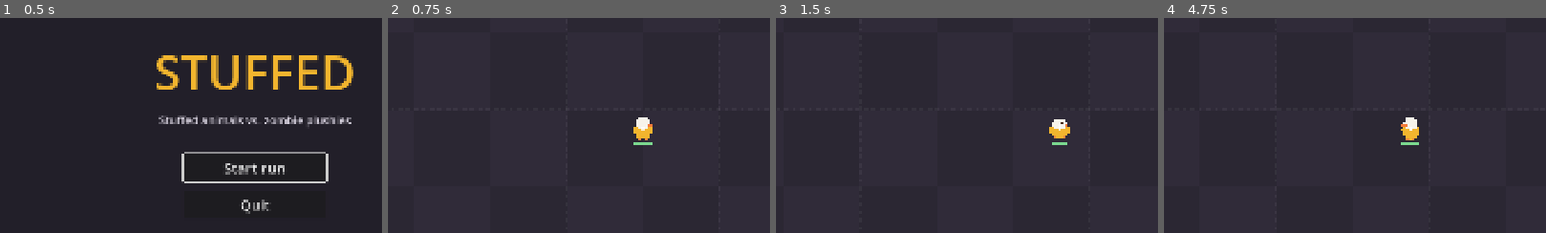
Above: before the commit, frames 1-4 (left to right).
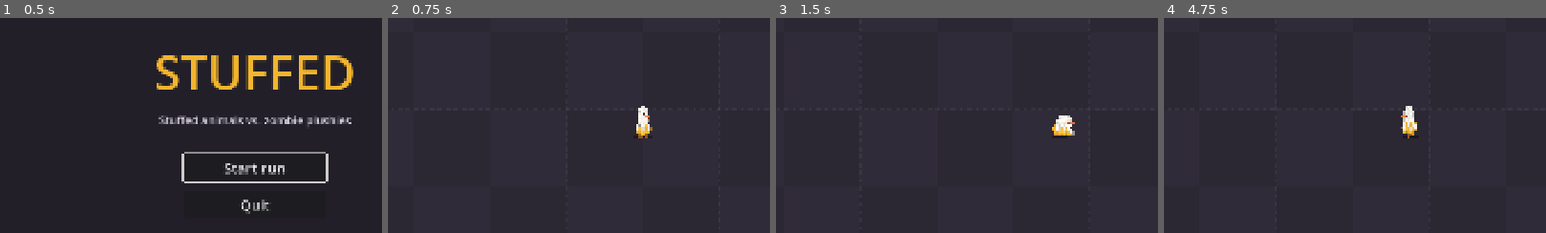
Above: after the commit, the same moments.

Repository: DennitoCheeto/stuffed
Game: Godot game, scene res://src/main/main.tscn
Same seed, same stepped clock (60 frames per second), same inputs: the game is played once before the commit and once after it.
Inputs (mouse positions are % of the whole screen's width and height, from its top left):
- Up to frame 1 (0.5 s): no input
- Up to frame 2 (0.75 s): click "Start run" at 0.5 s
- Up to frame 3 (1.5 s): tap Enter at 1.25 s; move the mouse to (72, 45) at 1.27 s; hold D (p1_move_right) from 1.28 s (still down); tap Space (p1_dash) at 1.35 s; click (72, 45) at 1.42 s
- Up to frame 4 (4.75 s): release D (p1_move_right) at 2 s; drag from (30, 55) to (45, 70) at 2.02 s; move the mouse to (60, 28) at 2.77 s; hold D (p1_move_right) 2.78-3.5 s; hold Shift 2.78-3.5 s; tap Space (p1_dash) at 3.05, 4.25, 4.55 s; drag from (45, 70) to (20, 35) at 3.52 s; move the mouse to (80, 65) at 4.27 s; hold A (p1_move_left) from 4.28 s (still down); tap Ctrl at 4.35 s
The pictures show only the part of the screen within x 17-67%, y 24-74%; the shares and areas given below are measured in that part.

Frame 1 is identical in both runs. In frame 2, 0.4% of the frame differs, in the area x 64-70%, y 40-60%; in frame 3, 0.4%; in frame 4, 0.5%, in the area x 62-67%, y 40-60%.

Commit message:
M1-02: Banane felt puppet drawing + animation
- FeltPiece / FeltShapes: cut-out felt pieces with soft shading, seams and pivots,
  shapes copied from the SVG art concept
- Felt shader: grain that moves with each piece, white hit flash
- BananePuppet: feet, body, peel hood + 3 flaps, beak, eye; idle breathing, walk waddle/bob
  with stepping feet and lagging flaps, dash stretch, hit squish + flash, eye blinks,
  blink during after-hit invulnerability, faces the walking direction
- Player overlay keeps the hitbox dot, dash cooldown ring and health bar on top
- Scenario test for the animation states

Closes #4

Co-Authored-By: Claude Opus 5.5 <noreply@anthropic.com>

Diff:
--- /dev/null
+++ b/src/player/banane_puppet.gd
@@ -0,0 +1,269 @@
+class_name BananePuppet
+extends Node2D
+## Banane as a felt puppet: separate pieces (feet, body, peel hood, three flaps, beak, eye)
+## moved in code. Shapes and motion follow docs/art/felt-style-concept.html and
+## animation-concept.html.
+
+enum State { IDLE, WALK, DASH, HIT }
+
+const FELT_SHADER: Shader = preload("res://src/puppet/felt.gdshader")
+## The concept drawing is about 220 units tall; this makes Banane about 75 px tall.
+const DRAW_SCALE: float = 0.34
+## Concept point that sits on the hitbox centre.
+const ANCHOR: Vector2 = Vector2(100, 185)
+## Concept point the whole body waddles, leans and squishes around (between the feet).
+const ROOT_PIVOT: Vector2 = Vector2(100, 242)
+const WALK_STEPS_PER_SECOND: float = 2.2
+const DASH_ANIM_TIME: float = 0.3
+const HIT_ANIM_TIME: float = 0.6
+const HIT_FLASH_TIME: float = 0.09
+const INVULNERABLE_BLINK: float = 0.08
+const EYE_BLINK_EVERY: float = 3.2
+const WALK_SPEED_THRESHOLD: float = 5.0
+
+const BODY_COLOR: Color = Color("#f2b52e")
+const BODY_SEAM_COLOR: Color = Color("#c98d17")
+const HOOD_COLOR: Color = Color("#f7f3ea")
+const HOOD_SEAM_COLOR: Color = Color("#cfc6b4")
+const FLAP_COLOR: Color = Color("#f2ede2")
+const MIDDLE_FLAP_COLOR: Color = Color("#f4efe5")
+const BEAK_COLOR: Color = Color("#f47a3a")
+const LOWER_BEAK_COLOR: Color = Color("#e8692c")
+const FEET_COLOR: Color = Color("#f08a3c")
+const EYE_COLOR: Color = Color("#4a2e1a")
+const SHADOW_COLOR: Color = Color(0.0, 0.0, 0.0, 0.35)
+
+var state: State = State.IDLE
+
+var _player: Player
+var _time: float = 0.0
+var _state_time: float = 0.0
+var _side: float = 1.0
+var _material: ShaderMaterial
+var _origin: FeltPiece
+var _shadow: FeltPiece
+var _root: FeltPiece
+var _foot_left: FeltPiece
+var _foot_right: FeltPiece
+var _head: FeltPiece
+var _lower_beak: FeltPiece
+var _eye: FeltPiece
+var _flap_left: FeltPiece
+var _flap_right: FeltPiece
+var _flap_middle: FeltPiece
+
+
+func _ready() -> void:
+	_player = get_parent() as Player
+	_build()
+	if _player != null:
+		_player.dashed.connect(_on_dashed)
+		_player.hurt.connect(_on_hurt)
+
+
+func _process(delta: float) -> void:
+	if _player == null:
+		return
+	_time += delta
+	_state_time += delta
+	_update_state()
+	_apply(_pose())
+	_update_invulnerable_blink()
+
+
+func _on_dashed(_from_position: Vector2, _direction: Vector2) -> void:
+	_enter(State.DASH)
+
+
+func _on_hurt(_amount: float) -> void:
+	_enter(State.HIT)
+
+
+func _enter(new_state: State) -> void:
+	state = new_state
+	_state_time = 0.0
+
+
+func _update_state() -> void:
+	match state:
+		State.HIT:
+			if _state_time >= HIT_ANIM_TIME:
+				_enter(_moving_state())
+		State.DASH:
+			if _state_time >= DASH_ANIM_TIME and not _player.is_dashing():
+				_enter(_moving_state())
+		_:
+			var moving: State = _moving_state()
+			if moving != state:
+				_enter(moving)
+
+
+func _moving_state() -> State:
+	if _player.velocity.length() > WALK_SPEED_THRESHOLD:
+		return State.WALK
+	return State.IDLE
+
+
+func _pose() -> Pose:
+	var pose: Pose = Pose.new()
+	var t: float = _state_time
+	match state:
+		State.WALK:
+			var p: float = _time * TAU * WALK_STEPS_PER_SECOND
+			pose.tilt = 6.0 * sin(p)
+			pose.lift = Vector2(0.0, -absf(sin(p)) * 6.0)
+			pose.foot_left = Vector2(3.0 * cos(p), -maxf(0.0, sin(p)) * 9.0)
+			pose.foot_right = Vector2(-3.0 * cos(p), -maxf(0.0, -sin(p)) * 9.0)
+			pose.flap = -9.0 * sin(p - 0.9)
+			pose.head_tilt = -2.5 * sin(p - 0.5)
+			pose.squash = _squash(1.0 - 0.035 * cos(2.0 * p))
+			pose.eye_open = _eye_blink()
+		State.IDLE:
+			var breath: float = _time * TAU * 0.5
+			pose.squash = _squash(1.0 + 0.025 * sin(breath))
+			pose.flap = 2.0 * sin(breath - 0.8)
+			pose.head_tilt = 1.5 * sin(breath * 0.5)
+			pose.eye_open = _eye_blink()
+		State.DASH:
+			var k: float = sin(minf(t / DASH_ANIM_TIME, 1.0) * PI)
+			pose.squash = Vector2(1.0 + 0.3 * k, 1.0 - 0.22 * k)
+			pose.tilt = 14.0 * k
+			pose.lift = Vector2(10.0 * k, 0.0)
+			pose.flap = -25.0 * k
+			pose.foot_left = Vector2(-8.0, -4.0) * k
+			pose.foot_right = Vector2(-10.0, -6.0) * k
+		State.HIT:
+			var wobble: float = _spring(t, 3.0, 7.0)
+			pose.squash = Vector2(1.0 + 0.18 * wobble, 1.0 - 0.22 * wobble)
+			pose.lift = Vector2(-12.0 * exp(-8.0 * t), 0.0)
+			pose.flap = 18.0 * wobble
+			pose.flash = 1.0 if t < HIT_FLASH_TIME else 0.0
+			pose.eye_open = 0.1 if t < 0.35 else 1.0
+	return pose
+
+
+func _apply(pose: Pose) -> void:
+	if absf(_player.facing.x) > 0.01:
+		_side = signf(_player.facing.x)
+	_origin.scale = Vector2(DRAW_SCALE * _side, DRAW_SCALE)
+	_root.position = ROOT_PIVOT - ANCHOR + pose.lift
+	_root.rotation_degrees = pose.tilt
+	_root.scale = pose.squash
+	# The feet stay on the ground while the body bobs.
+	var feet_counter: Vector2 = Vector2(-pose.lift.x * 0.3, -pose.lift.y)
+	_foot_left.position = _foot_left.pivot - ROOT_PIVOT + feet_counter + pose.foot_left
+	_foot_right.position = _foot_right.pivot - ROOT_PIVOT + feet_counter + pose.foot_right
+	_flap_left.rotation_degrees = pose.flap
+	_flap_right.rotation_degrees = pose.flap * 0.8
+	_flap_middle.rotation_degrees = pose.flap * 0.6
+	_head.rotation_degrees = pose.head_tilt
+	_eye.scale = Vector2(1.0, pose.eye_open)
+	_material.set_shader_parameter("flash", pose.flash)
+	var air: float = clampf(-pose.lift.y / 40.0, 0.0, 1.0)
+	_shadow.scale = Vector2.ONE * (1.0 - 0.35 * air)
+
+
+## Squash that keeps the volume: taller means thinner.
+func _squash(height: float) -> Vector2:
+	return Vector2(2.0 - height, height)
+
+
+func _eye_blink() -> float:
+	return 0.1 if fmod(_time, EYE_BLINK_EVERY) < 0.12 else 1.0
+
+
+## Damped spring: 1 at t = 0, wobbles and settles to 0.
+func _spring(t: float, frequency: float, decay: float) -> float:
+	return exp(-decay * t) * cos(TAU * frequency * t)
+
+
+## Blinks while Banane can't be hurt after a hit.
+func _update_invulnerable_blink() -> void:
+	var blinking: bool = _player.hurt_invulnerable_left() > 0.0
+	var shown: bool = fmod(_time, INVULNERABLE_BLINK * 2.0) < INVULNERABLE_BLINK
+	modulate.a = 0.35 if blinking and not shown else 1.0
+
+
+func _build() -> void:
+	_material = ShaderMaterial.new()
+	_material.shader = FELT_SHADER
+	_origin = FeltPiece.new()
+	_origin.pivot = ANCHOR
+	_origin.material = _material
+	add_child(_origin)
+	var shadow_center: Vector2 = Vector2(100, 244)
+	var shadow_shape: PackedVector2Array = FeltShapes.ellipse(shadow_center, Vector2(62, 13))
+	_shadow = _origin.add_piece(shadow_center, shadow_shape, SHADOW_COLOR, false)
+	_root = _origin.add_joint(ROOT_PIVOT)
+	var left_foot: PackedVector2Array = _points([78, 222, 72, 242, 94, 242, 90, 222])
+	_foot_left = _root.add_piece(Vector2(84, 232), left_foot, FEET_COLOR)
+	_foot_right = _root.add_piece(
+		Vector2(118, 232), _points([112, 222, 108, 242, 130, 242, 124, 222]), FEET_COLOR
+	)
+	var body_center: Vector2 = Vector2(100, 182)
+	var body_shape: PackedVector2Array = FeltShapes.ellipse(body_center, Vector2(60, 50))
+	var body: FeltPiece = _root.add_piece(body_center, body_shape, BODY_COLOR)
+	body.set_seam(_svg([60, 196, 70, 230, 130, 230, 140, 196]), BODY_SEAM_COLOR)
+	_build_head()
+	_build_flaps()
+
+
+func _build_head() -> void:
+	_head = _root.add_joint(Vector2(100, 140))
+	var hood_shape: PackedVector2Array = _svg(
+		[60, 150, 52, 85, 64, 28, 100, 24, 136, 28, 148, 85, 140, 150, 125, 136, 75, 136, 60, 150]
+	)
+	var hood: FeltPiece = _head.add_piece(Vector2(100, 140), hood_shape, HOOD_COLOR)
+	var hood_seam: PackedVector2Array = _svg(
+		[66, 145, 58, 88, 70, 34, 100, 30, 130, 34, 142, 88, 134, 145]
+	)
+	hood.set_seam(hood_seam, HOOD_SEAM_COLOR)
+	var lower_beak: PackedVector2Array = _svg(
+		[116, 98, 128, 100, 140, 100, 157, 99, 150, 110, 128, 110, 116, 104]
+	)
+	_lower_beak = _head.add_piece(Vector2(117, 99), lower_beak, LOWER_BEAK_COLOR)
+	var beak: PackedVector2Array = _svg(
+		[118, 88, 140, 82, 160, 90, 158, 99, 140, 101, 128, 101, 116, 98]
+	)
+	_head.add_piece(Vector2(130, 94), beak, BEAK_COLOR)
+	var eye_center: Vector2 = Vector2(108, 78)
+	_eye = _head.add_piece(eye_center, FeltShapes.circle(eye_center, 5.0), EYE_COLOR, false)
+	var shine_center: Vector2 = Vector2(109.5, 76.5)
+	var shine: PackedVector2Array = FeltShapes.circle(shine_center, 1.6, 10)
+	_eye.add_piece(shine_center, shine, Color(1, 1, 1, 0.8), false)
+
+
+func _build_flaps() -> void:
+	var left: PackedVector2Array = _svg(
+		[60, 142, 46, 160, 46, 190, 56, 206, 66, 190, 72, 165, 78, 144]
+	)
+	var right: PackedVector2Array = _svg(
+		[122, 144, 128, 165, 134, 190, 144, 206, 154, 190, 154, 160, 140, 142]
+	)
+	var middle: PackedVector2Array = _svg(
+		[90, 140, 88, 160, 93, 176, 100, 184, 107, 176, 112, 160, 110, 140]
+	)
+	_flap_left = _root.add_piece(Vector2(68, 144), left, FLAP_COLOR)
+	_flap_right = _root.add_piece(Vector2(132, 144), right, FLAP_COLOR)
+	_flap_middle = _root.add_piece(Vector2(100, 140), middle, MIDDLE_FLAP_COLOR)
+
+
+func _svg(numbers: Array) -> PackedVector2Array:
+	return FeltShapes.svg_path(PackedFloat32Array(numbers))
+
+
+func _points(numbers: Array) -> PackedVector2Array:
+	return FeltShapes.points(PackedFloat32Array(numbers))
+
+
+## Where every piece is in one moment of an animation.
+class Pose:
+	var lift: Vector2 = Vector2.ZERO
+	var tilt: float = 0.0
+	var squash: Vector2 = Vector2.ONE
+	var foot_left: Vector2 = Vector2.ZERO
+	var foot_right: Vector2 = Vector2.ZERO
+	var flap: float = 0.0
+	var head_tilt: float = 0.0
+	var eye_open: float = 1.0
+	var flash: float = 0.0
--- a/src/player/player.gd
+++ b/src/player/player.gd
@@ -3,6 +3,7 @@
 ## A hero controlled by one player: walks, dashes and takes contact damage.
 
 signal health_changed(current: float, maximum: float)
+signal hurt(amount: float)
 signal dashed(from_position: Vector2, direction: Vector2)
 signal died(player: Player)
 
@@ -86,6 +87,11 @@
 	return is_dashing() or _hurt_invulnerable_left > 0.0
 
 
+## Seconds of after-hit invulnerability left (0 when Banane can be hurt again).
+func hurt_invulnerable_left() -> float:
+	return _hurt_invulnerable_left
+
+
 func is_dead() -> bool:
 	return health <= 0.0
 
@@ -97,6 +103,7 @@
 	health = maxf(health - amount, 0.0)
 	last_hit_by = source
 	_hurt_invulnerable_left = stats.hurt_invulnerability
+	hurt.emit(amount)
 	health_changed.emit(health, max_health)
 	if is_dead():
 		died.emit(self)
--- a/src/player/player.tscn
+++ b/src/player/player.tscn
@@ -1,8 +1,9 @@
-[gd_scene load_steps=4 format=3]
+[gd_scene load_steps=5 format=3]
 
 [ext_resource type="Script" path="res://src/player/player.gd" id="1_player"]
 [ext_resource type="Resource" path="res://data/heroes/banane.tres" id="2_stats"]
-[ext_resource type="Script" path="res://src/player/player_visual.gd" id="3_visual"]
+[ext_resource type="Script" path="res://src/player/banane_puppet.gd" id="3_puppet"]
+[ext_resource type="Script" path="res://src/player/player_overlay.gd" id="4_overlay"]
 
 [node name="Player" type="CharacterBody2D"]
 collision_layer = 2
@@ -13,5 +14,8 @@
 
 [node name="Hitbox" type="CollisionShape2D" parent="."]
 
-[node name="Visual" type="Node2D" parent="."]
-script = ExtResource("3_visual")
+[node name="Puppet" type="Node2D" parent="."]
+script = ExtResource("3_puppet")
+
+[node name="Overlay" type="Node2D" parent="."]
+script = ExtResource("4_overlay")
--- /dev/null
+++ b/src/player/player_overlay.gd
@@ -0,0 +1,48 @@
+extends Node2D
+## Readability helpers drawn over the hero (vision §6.1): the real hitbox as a small soft dot,
+## the dash cooldown ring around it, and a small health bar under the feet.
+
+const HITBOX_DOT_COLOR: Color = Color(1.0, 1.0, 1.0, 0.75)
+const HITBOX_DOT_EDGE: Color = Color(0.1, 0.09, 0.12, 0.5)
+const DASH_RING_COLOR: Color = Color(1.0, 1.0, 1.0, 0.6)
+const HEALTH_BACK_COLOR: Color = Color(0.1, 0.09, 0.12, 0.8)
+const HEALTH_FILL_COLOR: Color = Color("#7bd88f")
+const HEALTH_BAR_SIZE: Vector2 = Vector2(44.0, 5.0)
+const HEALTH_BAR_Y: float = 26.0
+
+var _player: Player
+
+
+func _ready() -> void:
+	_player = get_parent() as Player
+
+
+func _process(_delta: float) -> void:
+	queue_redraw()
+
+
+func _draw() -> void:
+	if _player == null:
+		return
+	_draw_hitbox_and_dash_ring()
+	_draw_health_bar()
+
+
+func _draw_hitbox_and_dash_ring() -> void:
+	var radius: float = _player.stats.hitbox_radius
+	draw_circle(Vector2.ZERO, radius * 0.35 + 1.0, HITBOX_DOT_EDGE)
+	draw_circle(Vector2.ZERO, radius * 0.35, HITBOX_DOT_COLOR)
+	var ratio: float = _player.dash_ready_ratio()
+	if ratio < 1.0:
+		var start: float = -PI / 2.0
+		draw_arc(Vector2.ZERO, radius * 0.75, start, start + TAU * ratio, 24, DASH_RING_COLOR, 2.0)
+
+
+func _draw_health_bar() -> void:
+	var top_left: Vector2 = Vector2(-HEALTH_BAR_SIZE.x / 2.0, HEALTH_BAR_Y)
+	draw_rect(Rect2(top_left, HEALTH_BAR_SIZE), HEALTH_BACK_COLOR)
+	var ratio: float = 0.0
+	if _player.max_health > 0.0:
+		ratio = _player.health / _player.max_health
+	var fill: Vector2 = Vector2(HEALTH_BAR_SIZE.x * ratio, HEALTH_BAR_SIZE.y)
+	draw_rect(Rect2(top_left, fill), HEALTH_FILL_COLOR)
--- a/src/player/player_visual.gd
+++ /dev/null
@@ -1,66 +0,0 @@
-extends Node2D
-## Placeholder drawing of Banane (the felt puppet comes in M1-02), plus the readability helpers:
-## the hitbox dot, the dash cooldown ring and the small health bar.
-
-const BODY_COLOR: Color = Color("#f2b52e")
-const HOOD_COLOR: Color = Color("#f7f3ea")
-const BEAK_COLOR: Color = Color("#f47a3a")
-const FEET_COLOR: Color = Color("#f08a3c")
-const EYE_COLOR: Color = Color("#4a2e1a")
-const SHADOW_COLOR: Color = Color(0.0, 0.0, 0.0, 0.3)
-const HITBOX_DOT_COLOR: Color = Color(1.0, 1.0, 1.0, 0.75)
-const DASH_RING_COLOR: Color = Color(1.0, 1.0, 1.0, 0.55)
-const HEALTH_BACK_COLOR: Color = Color(0.1, 0.09, 0.12, 0.8)
-const HEALTH_FILL_COLOR: Color = Color("#7bd88f")
-const HEALTH_BAR_SIZE: Vector2 = Vector2(44.0, 5.0)
-
-var _player: Player
-
-
-func _ready() -> void:
-	_player = get_parent() as Player
-
-
-func _process(_delta: float) -> void:
-	queue_redraw()
-
-
-func _draw() -> void:
-	if _player == null:
-		return
-	var side: float = -1.0 if _player.facing.x < 0.0 else 1.0
-	var stretch: Vector2 = Vector2(1.25, 0.8) if _player.is_dashing() else Vector2.ONE
-	draw_set_transform(Vector2.ZERO, 0.0, Vector2(stretch.x * side, stretch.y))
-	_draw_body()
-	draw_set_transform(Vector2.ZERO, 0.0, Vector2.ONE)
-	_draw_hitbox_and_dash_ring()
-	_draw_health_bar()
-
-
-func _draw_body() -> void:
-	draw_rect(Rect2(-12.0, 18.0, 9.0, 10.0), FEET_COLOR)
-	draw_rect(Rect2(4.0, 18.0, 9.0, 10.0), FEET_COLOR)
-	draw_circle(Vector2(0.0, 4.0), 22.0, BODY_COLOR)
-	draw_circle(Vector2(0.0, -14.0), 17.0, HOOD_COLOR)
-	var beak: PackedVector2Array = [Vector2(10, -12), Vector2(26, -9), Vector2(10, -5)]
-	draw_colored_polygon(beak, BEAK_COLOR)
-	draw_circle(Vector2(6.0, -17.0), 2.5, EYE_COLOR)
-
-
-func _draw_hitbox_and_dash_ring() -> void:
-	var radius: float = _player.stats.hitbox_radius
-	draw_circle(Vector2.ZERO, radius * 0.35, HITBOX_DOT_COLOR)
-	var ratio: float = _player.dash_ready_ratio()
-	if ratio < 1.0:
-		var start: float = -PI / 2.0
-		draw_arc(Vector2.ZERO, radius * 0.75, start, start + TAU * ratio, 24, DASH_RING_COLOR, 2.0)
-
-
-func _draw_health_bar() -> void:
-	var top_left: Vector2 = Vector2(-HEALTH_BAR_SIZE.x / 2.0, 36.0)
-	draw_rect(Rect2(top_left, HEALTH_BAR_SIZE), HEALTH_BACK_COLOR)
-	var ratio: float = 0.0
-	if _player.max_health > 0.0:
-		ratio = _player.health / _player.max_health
-	var fill: Vector2 = Vector2(HEALTH_BAR_SIZE.x * ratio, HEALTH_BAR_SIZE.y)
-	draw_rect(Rect2(top_left, fill), HEALTH_FILL_COLOR)
--- /dev/null
+++ b/src/puppet/felt.gdshader
@@ -0,0 +1,35 @@
+// Felt look for plushie pieces: a fuzzy grain that sticks to each piece (so it moves with it),
+// plus a white hit flash.
+shader_type canvas_item;
+
+uniform float flash : hint_range(0.0, 1.0) = 0.0;
+uniform float grain_strength : hint_range(0.0, 0.5) = 0.14;
+uniform float grain_scale = 0.15;
+
+varying vec2 local_position;
+
+float hash(vec2 p) {
+	return fract(sin(dot(p, vec2(127.1, 311.7))) * 43758.5453);
+}
+
+float value_noise(vec2 p) {
+	vec2 cell = floor(p);
+	vec2 f = fract(p);
+	vec2 u = f * f * (3.0 - 2.0 * f);
+	float a = hash(cell);
+	float b = hash(cell + vec2(1.0, 0.0));
+	float c = hash(cell + vec2(0.0, 1.0));
+	float d = hash(cell + vec2(1.0, 1.0));
+	return mix(mix(a, b, u.x), mix(c, d, u.x), u.y);
+}
+
+void vertex() {
+	local_position = VERTEX;
+}
+
+void fragment() {
+	vec2 p = local_position * grain_scale;
+	float grain = value_noise(p) * 0.6 + value_noise(p * 2.7) * 0.4;
+	COLOR.rgb *= 1.0 - grain_strength * (grain - 0.5) * 2.0;
+	COLOR.rgb = mix(COLOR.rgb, vec3(1.0), flash);
+}
--- /dev/null
+++ b/src/puppet/felt_piece.gd
@@ -0,0 +1,66 @@
+class_name FeltPiece
+extends Node2D
+## One cut-out felt piece of a plushie: a soft filled shape with a darker underside, a light
+## top-left highlight and an optional dashed seam. A piece without a polygon is just a joint
+## that groups other pieces.
+
+## This piece's pivot in the art concept's coordinates; the node sits there.
+var pivot: Vector2 = Vector2.ZERO
+## Outline, relative to the pivot.
+var polygon: PackedVector2Array = []
+var color: Color = Color.WHITE
+## Optional stitched seam (open line), relative to the pivot.
+var seam: PackedVector2Array = []
+var seam_color: Color = Color.BLACK
+## Soft pieces get the volume shading; flat ones (eyes, shadows) don't.
+var soft: bool = true
+
+
+## Adds a child piece at concept point `child_pivot`, with an outline in concept coordinates.
+func add_piece(
+	child_pivot: Vector2, outline: PackedVector2Array, fill: Color, is_soft: bool = true
+) -> FeltPiece:
+	var piece: FeltPiece = add_joint(child_pivot)
+	piece.polygon = FeltShapes.shifted(outline, -child_pivot)
+	piece.color = fill
+	piece.soft = is_soft
+	return piece
+
+
+## Adds an empty child piece (a joint other pieces hang from) at concept point `child_pivot`.
+func add_joint(child_pivot: Vector2) -> FeltPiece:
+	var piece: FeltPiece = FeltPiece.new()
+	piece.pivot = child_pivot
+	piece.position = child_pivot - pivot
+	piece.use_parent_material = true
+	add_child(piece)
+	return piece
+
+
+## Sets the seam from a line in concept coordinates.
+func set_seam(line: PackedVector2Array, stitch_color: Color) -> void:
+	seam = FeltShapes.shifted(line, -pivot)
+	seam_color = stitch_color
+	queue_redraw()
+
+
+func _draw() -> void:
+	if polygon.size() < 3:
+		return
+	if soft:
+		draw_colored_polygon(FeltShapes.shifted(polygon, Vector2(1.5, 3.0)), color.darkened(0.4))
+	draw_colored_polygon(polygon, color)
+	if soft:
+		var light: Color = color.lightened(0.3)
+		light.a = 0.35
+		var highlight: PackedVector2Array = FeltShapes.shrunk(polygon, 0.72)
+		draw_colored_polygon(FeltShapes.shifted(highlight, Vector2(-3.0, -4.0)), light)
+	_draw_seam()
+
+
+func _draw_seam() -> void:
+	if seam.size() < 2:
+		return
+	draw_polyline(FeltShapes.shifted(seam, Vector2(0.0, 1.5)), Color(0.0, 0.0, 0.0, 0.18), 5.0)
+	for i: int in seam.size() - 1:
+		draw_dashed_line(seam[i], seam[i + 1], seam_color, 2.0, 5.0)
--- /dev/null
+++ b/src/puppet/felt_shapes.gd
@@ -0,0 +1,69 @@
+class_name FeltShapes
+extends RefCounted
+## Builds the outlines of felt pieces (ellipses and curved paths) as polygons.
+
+
+static func ellipse(center: Vector2, radii: Vector2, segments: int = 28) -> PackedVector2Array:
+	var points: PackedVector2Array = []
+	for i: int in segments:
+		var angle: float = TAU * i / segments
+		points.append(center + Vector2(cos(angle) * radii.x, sin(angle) * radii.y))
+	return points
+
+
+static func circle(center: Vector2, radius: float, segments: int = 20) -> PackedVector2Array:
+	return ellipse(center, Vector2(radius, radius), segments)
+
+
+## A path like SVG "M start C c1 c2 end C ...": each curve is [control1, control2, end].
+static func path(
+	start: Vector2, curves: Array[PackedVector2Array], steps: int = 10
+) -> PackedVector2Array:
+	var points: PackedVector2Array = [start]
+	var from: Vector2 = start
+	for curve: PackedVector2Array in curves:
+		for i: int in range(1, steps + 1):
+			var t: float = float(i) / steps
+			points.append(from.bezier_interpolate(curve[0], curve[1], curve[2], t))
+		from = curve[2]
+	return points
+
+
+## Short form of `path` with plain numbers, copied from the SVG art concepts:
+## [start_x, start_y, then 6 numbers (c1, c2, end) per curve].
+static func svg_path(numbers: PackedFloat32Array, steps: int = 10) -> PackedVector2Array:
+	var curves: Array[PackedVector2Array] = []
+	for i: int in range(2, numbers.size() - 5, 6):
+		var c1: Vector2 = Vector2(numbers[i], numbers[i + 1])
+		var c2: Vector2 = Vector2(numbers[i + 2], numbers[i + 3])
+		var end: Vector2 = Vector2(numbers[i + 4], numbers[i + 5])
+		curves.append(PackedVector2Array([c1, c2, end]))
+	return path(Vector2(numbers[0], numbers[1]), curves, steps)
+
+
+## Straight-edged polygon from plain numbers: [x1, y1, x2, y2, ...].
+static func points(numbers: PackedFloat32Array) -> PackedVector2Array:
+	var result: PackedVector2Array = []
+	for i: int in range(0, numbers.size() - 1, 2):
+		result.append(Vector2(numbers[i], numbers[i + 1]))
+	return result
+
+
+## Moves every point by `offset`.
+static func shifted(points: PackedVector2Array, offset: Vector2) -> PackedVector2Array:
+	var result: PackedVector2Array = []
+	for point: Vector2 in points:
+		result.append(point + offset)
+	return result
+
+
+## Scales the points towards their average (used for the soft highlight on top of a piece).
+static func shrunk(points: PackedVector2Array, factor: float) -> PackedVector2Array:
+	var middle: Vector2 = Vector2.ZERO
+	for point: Vector2 in points:
+		middle += point
+	middle /= maxf(points.size(), 1)
+	var result: PackedVector2Array = []
+	for point: Vector2 in points:
+		result.append(middle + (point - middle) * factor)
+	return result
--- /dev/null
+++ b/tests/scenarios/test_01_core_run_banane_puppet.gd
@@ -0,0 +1,56 @@
+extends "res://tests/scenarios/run_scenario.gd"
+## Scenario (spec 01 §4, M1-02): Banane's puppet animation follows what he is doing.
+
+
+func _puppet() -> BananePuppet:
+	return first_player().get_node("Puppet") as BananePuppet
+
+
+func test_standing_still_is_idle() -> void:
+	await start_run()
+	await wait_physics_frames(3)
+	assert_eq(_puppet().state, BananePuppet.State.IDLE)
+
+
+func test_walking_switches_to_walk_and_back_to_idle() -> void:
+	await start_run()
+	sender.action_down("p1_move_right")
+	await wait_physics_frames(6)
+	assert_eq(_puppet().state, BananePuppet.State.WALK, "walking")
+	sender.action_up("p1_move_right")
+	await wait_physics_frames(6)
+	assert_eq(_puppet().state, BananePuppet.State.IDLE, "stopped")
+
+
+func test_dash_switches_to_dash() -> void:
+	await start_run()
+	await tap_action("p1_dash")
+	assert_eq(_puppet().state, BananePuppet.State.DASH)
+	await wait_physics_frames(40)
+	assert_eq(_puppet().state, BananePuppet.State.IDLE, "back to idle after the dash")
+
+
+func test_hit_switches_to_hit_and_blinks() -> void:
+	await start_run()
+	var banane: Player = first_player()
+	banane.take_hit(5.0, "Shambler")
+	await wait_physics_frames(1)
+	var puppet: BananePuppet = _puppet()
+	assert_eq(puppet.state, BananePuppet.State.HIT)
+	var alphas: Dictionary = {}
+	for i: int in 20:
+		alphas[snappedf(puppet.modulate.a, 0.01)] = true
+		await wait_process_frames(1)
+	assert_gt(alphas.size(), 1, "blinks while invulnerable after the hit")
+	await wait_physics_frames(45)
+	assert_eq(puppet.state, BananePuppet.State.IDLE, "recovers")
+	assert_eq(puppet.modulate.a, 1.0, "fully visible again")
+
+
+func test_puppet_faces_the_walking_direction() -> void:
+	await start_run()
+	var origin: Node2D = _puppet().get_child(0) as Node2D
+	assert_gt(origin.scale.x, 0.0, "faces right at the start")
+	await hold_action("p1_move_left", 4)
+	await wait_process_frames(1)
+	assert_lt(origin.scale.x, 0.0, "faces left after walking left")
Not shown, added: src/player/banane_puppet.gd.uid
Not shown, added: src/player/player_overlay.gd.uid
Not shown, removed: src/player/player_visual.gd.uid
Not shown, added: src/puppet/felt.gdshader.uid
Not shown, added: src/puppet/felt_piece.gd.uid
Not shown, added: src/puppet/felt_shapes.gd.uid
Not shown, added: tests/scenarios/test_01_core_run_banane_puppet.gd.uid
